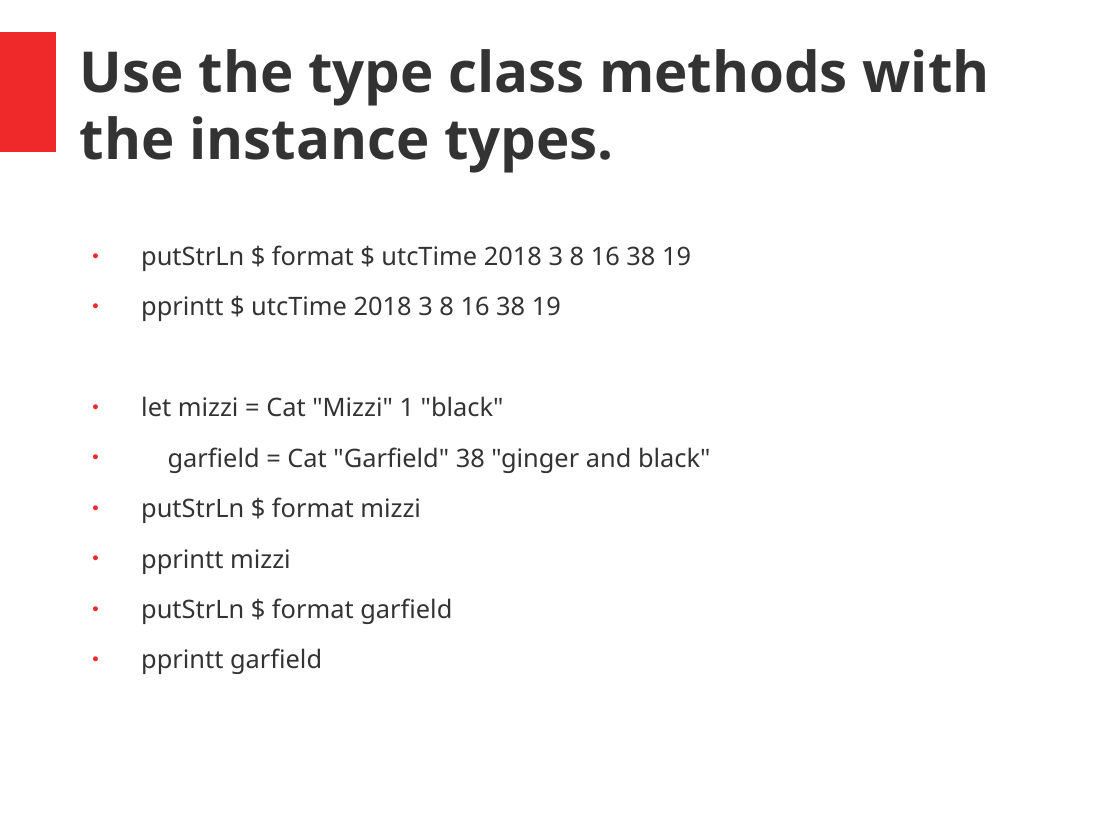
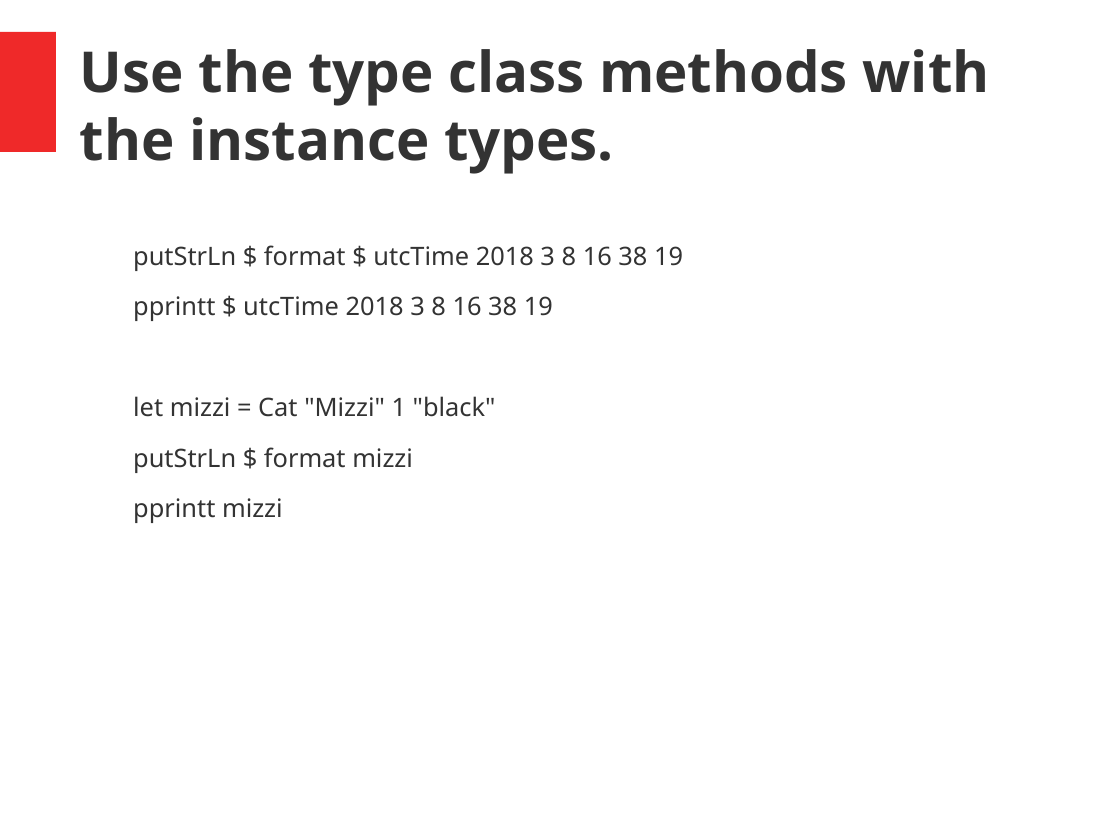
Before and after one commit to hermannhueck/typeclasses, a slide deck: slide 20 of Slides/TypeClasses.pptx. Drawn at 1120x840 pixels with LibreOffice and Linux fonts; fonts in the diff are those of the drawing. Boxes give left, top, right and bottom in pixels: in the first picture for what was removed or moved away, otherwise in the second. Text is boxed around its words. In the diff, an @@ line names an element or a change of style, - is before the commit and + after.

```diff
--- a/Slides/TypeClasses.pptx
+++ b/Slides/TypeClasses.pptx
@@ text "putStrLn $ format $ utcTime ..." at [133, 245, 683, 523]: bullet ● to none @@
@@ text at [168, 447, 710, 473]: paragraph removed @@
-● garfield = Cat "Garfield" 38 "ginger and black"
@@ text at [141, 598, 452, 674]: paragraphs removed @@
-● putStrLn $ format garfield
-● pprintt garfield
```
Also in this commit, not shown: 18 other slides changed, 1 other file.
